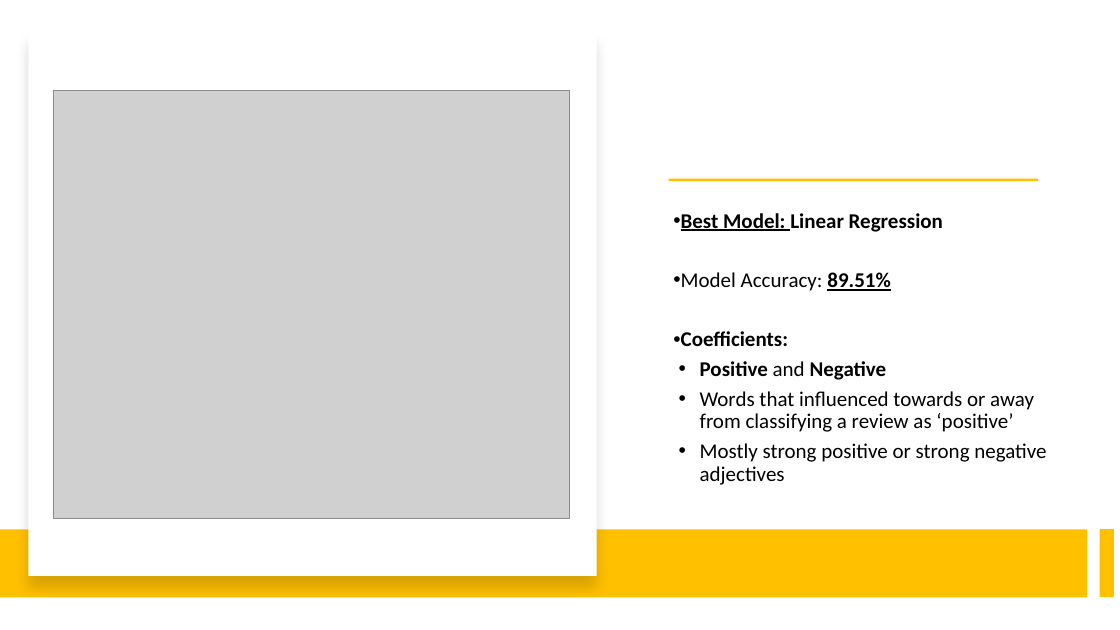
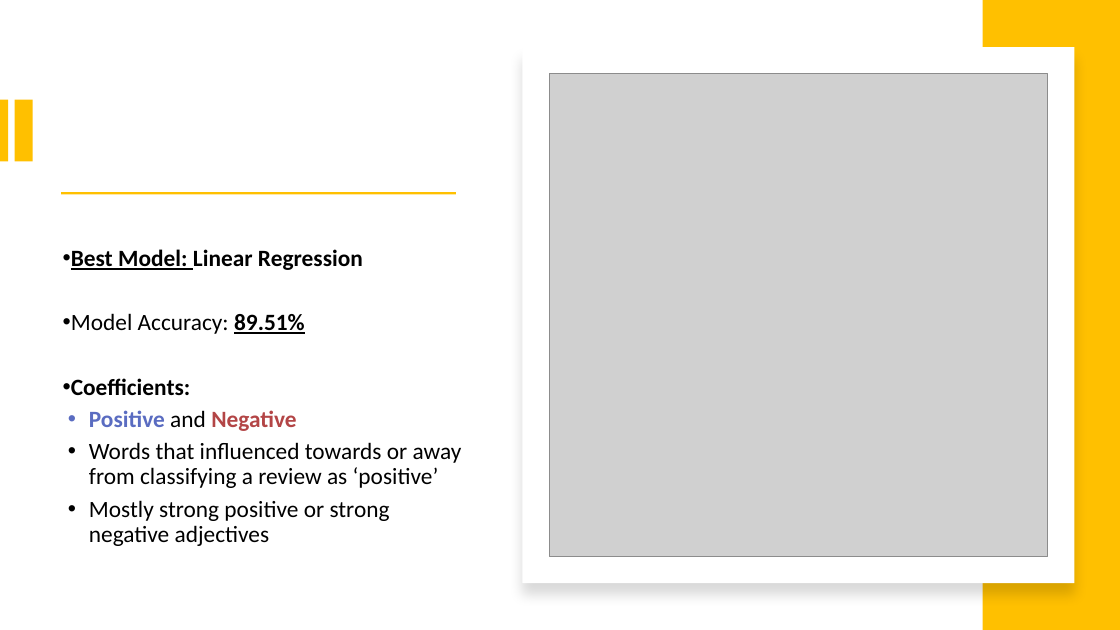
Before and after one commit to Drymander/dsc-phase-4-project, a slide deck: slide 8 of images/Johnny Dryman - Phase 4 Project Presentation.pptx (slide 6 before the commit). Drawn at 1120x630 pixels with LibreOffice and Linux fonts; fonts in the diff are those of the drawing; grey boxes stand for pictures. Boxes give left, top, right and bottom in pixels: in the first picture for what was removed or moved away, otherwise in the second. Text is boxed around its words. In the diff, an @@ line names an element or a change of style, - is before the commit and + after.

Commit message:
Updates based on review feedback

```diff
--- a/images/Johnny Dryman - Phase 4 Project Presentation.pptx
+++ b/images/Johnny Dryman - Phase 4 Project Presentation.pptx
@@ rectangle added at <box>983,0,1120,630</box>, fill #FFC000 @@
@@ rectangle: place and size @@
-rectangle at <box>29,33,597,576</box>
+rectangle at <box>523,47,1075,583</box>
@@ picture added at <box>549,73,1048,556</box> @@
@@ rectangle added at <box>0,99,8,161</box>, fill #FFC000 @@
@@ rectangle at <box>14,99,32,161</box>: rotation 90 to 0 degrees @@
@@ picture removed at <box>53,91,570,518</box> @@
@@ rectangle: place and size @@
-rectangle at <box>669,179,1038,181</box>
+rectangle at <box>61,192,456,195</box>
@@ text "Best Model: Linear Regression": place and size @@
-text "Best Model: Linear Regression" at <box>681,213,1046,485</box>
+text "Best Model: Linear Regression" at <box>71,249,462,546</box>
@@ text "Best Model: Linear Regression" at <box>71,249,462,546</box>: size 18 to 20 pt; text colour #000000 to #5A6CC1 in "Positive"; text colour #000000 to #B34546 in "Negative" @@
@@ rectangle removed at <box>0,530,1088,598</box> @@
```
Also in this commit, not shown: 4 other slides changed, 2 slides added, 3 other files.
